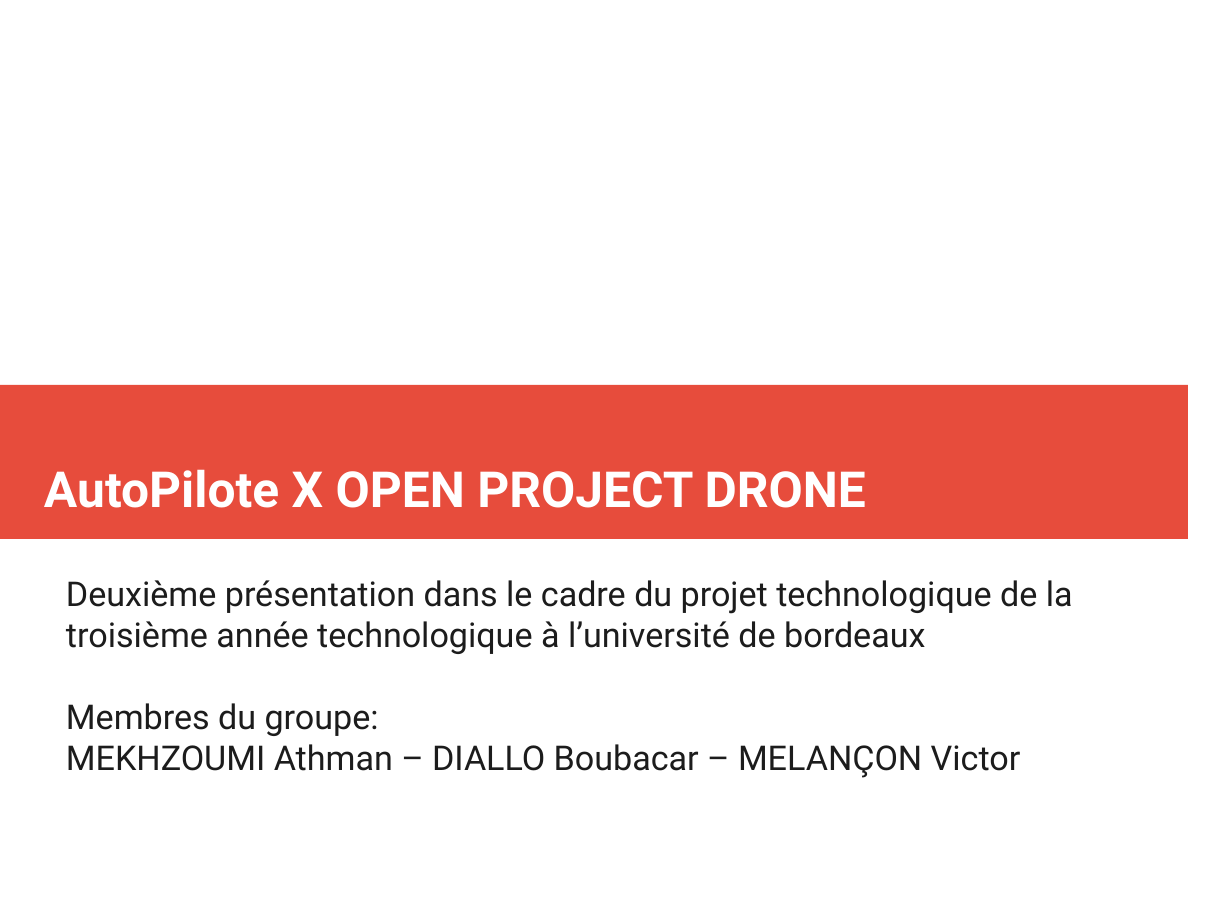
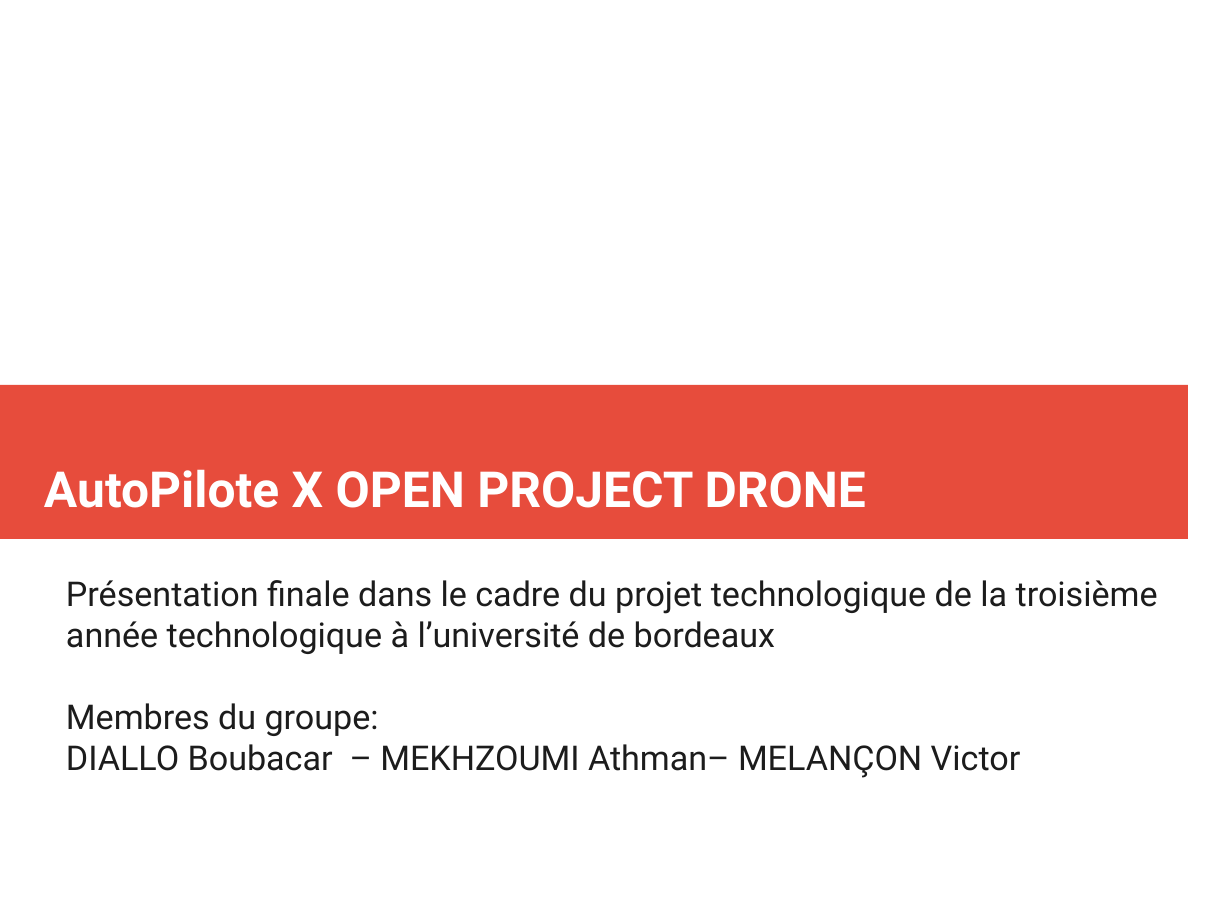
Before and after one commit to athmanmekh/AuttoPIlote-X-OPEN-PILOT, a slide deck: slide 1 of presentation/presentation 3/diapoPresentation (1).odp. Drawn at 1232x924 pixels with LibreOffice and Linux fonts; fonts in the diff are those of the drawing. Boxes give left, top, right and bottom in pixels: in the first picture for what was removed or moved away, otherwise in the second. Text is boxed around its words. In the diff, an @@ line names an element or a change of style, - is before the commit and + after.

```diff
--- a/presentation/presentation 3/diapoPresentation (1).odp
+++ b/presentation/presentation 3/diapoPresentation (1).odp
@@ subtitle at (66, 580, 1158, 654): text changed @@
-Deuxième présentation dans le cadre du projet technologique de la troisième année technologique à l’université de bordeaux
+Présentation finale dans le cadre du projet technologique de la troisième année technologique à l’université de bordeaux
@@ subtitle at (66, 744, 1021, 778): text changed @@
-MEKHZOUMI Athman – DIALLO Boubacar – MELANÇON Victor
+DIALLO Boubacar – MEKHZOUMI Athman– MELANÇON Victor
```
Also in this commit, not shown: 7 other slides changed, 1 slide added, 1 slide removed, 7 other files.
